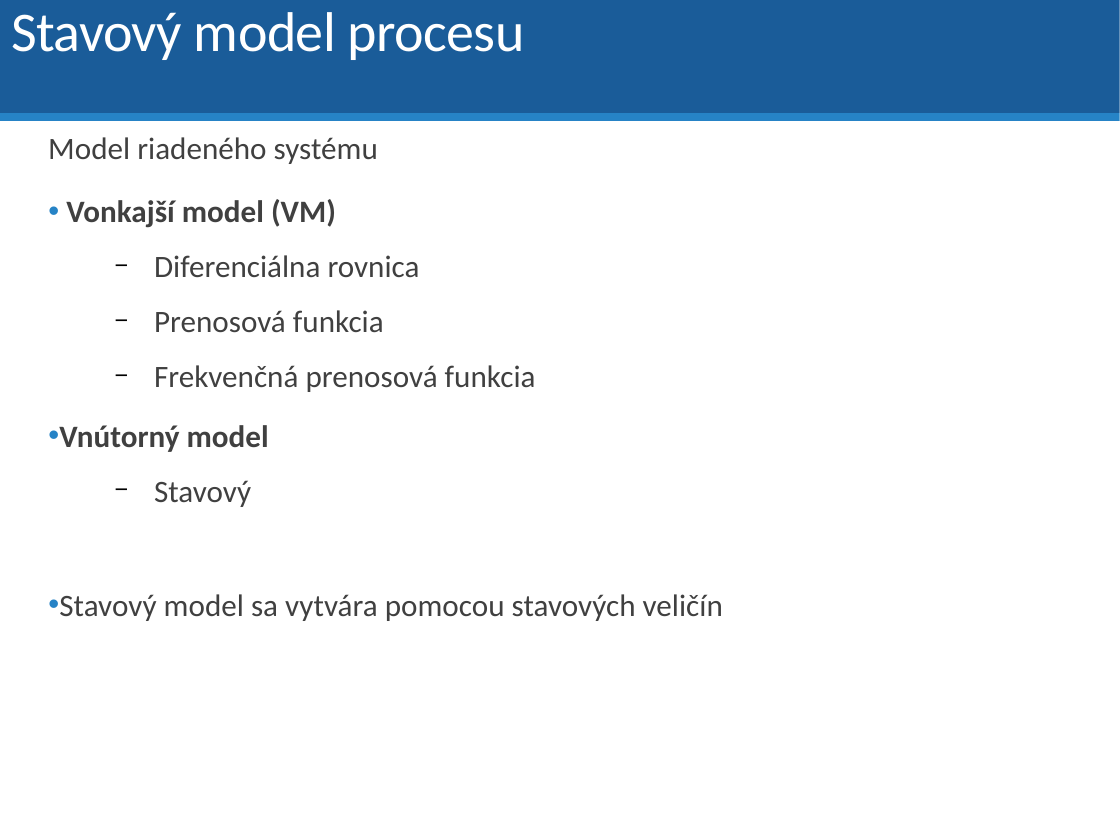
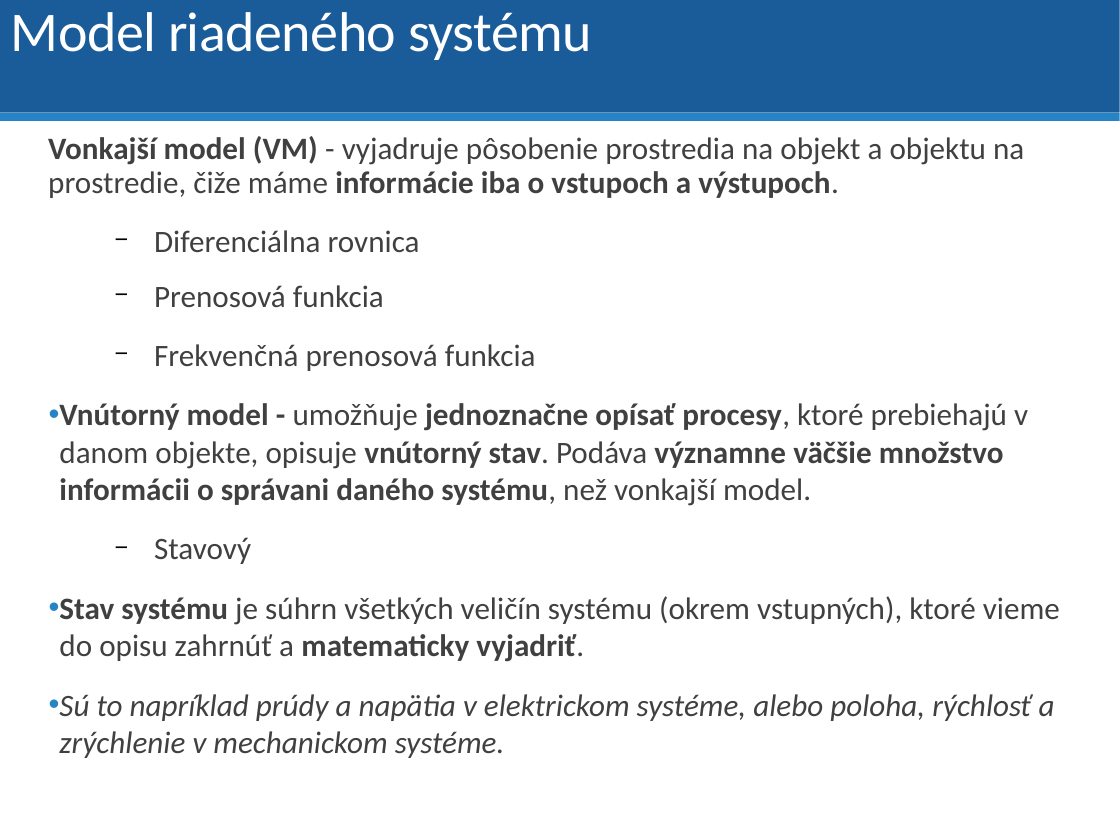
Before and after one commit to dodekm/TeamProjektKybernetika, a slide deck: slide 2 of Nove prednasky/P5 Stavový opis, Stabilita.pptx. Drawn at 1120x840 pixels with LibreOffice and Linux fonts; fonts in the diff are those of the drawing. Boxes give left, top, right and bottom in pixels: in the first picture for what was removed or moved away, otherwise in the second. Text is boxed around its words. In the diff, an @@ line names an element or a change of style, - is before the commit and + after.

```diff
--- a/Nove prednasky/P5 Stavový opis, Stabilita.pptx
+++ b/Nove prednasky/P5 Stavový opis, Stabilita.pptx
@@ text at <box>11,12,592,60</box>: text changed @@
-Stavový model procesu
+Model riadeného systému
@@ text at <box>48,136,1024,198</box>: text changed @@
-Model riadeného systému
-• Vonkajší model (VM)
+Vonkajší model (VM) - vyjadruje pôsobenie prostredia na objekt a objektu na prostredie, čiže máme informácie iba o vstupoch a výstupoch.
@@ text at <box>154,344,536,564</box>: more space between paragraphs @@
@@ text at <box>59,403,1028,506</box>: text changed @@
-• Vnútorný model
+• Vnútorný model - umožňuje jednoznačne opísať procesy, ktoré prebiehajú v danom objekte, opisuje vnútorný stav. Podáva významne väčšie množstvo informácii o správani daného systému, než vonkajší model.
@@ text at <box>59,596,1060,758</box>: text changed @@
-• Stavový model sa vytvára pomocou stavových veličín
+• Stav systému je súhrn všetkých veličín systému (okrem vstupných), ktoré vieme do opisu zahrnúť a matematicky vyjadriť.
+• Sú to napríklad prúdy a napätia v elektrickom systéme, alebo poloha, rýchlosť a zrýchlenie v mechanickom systéme.
```
Also in this commit, not shown: 24 other slides changed, 4 slides added, 2 slides removed, 2 other files.
